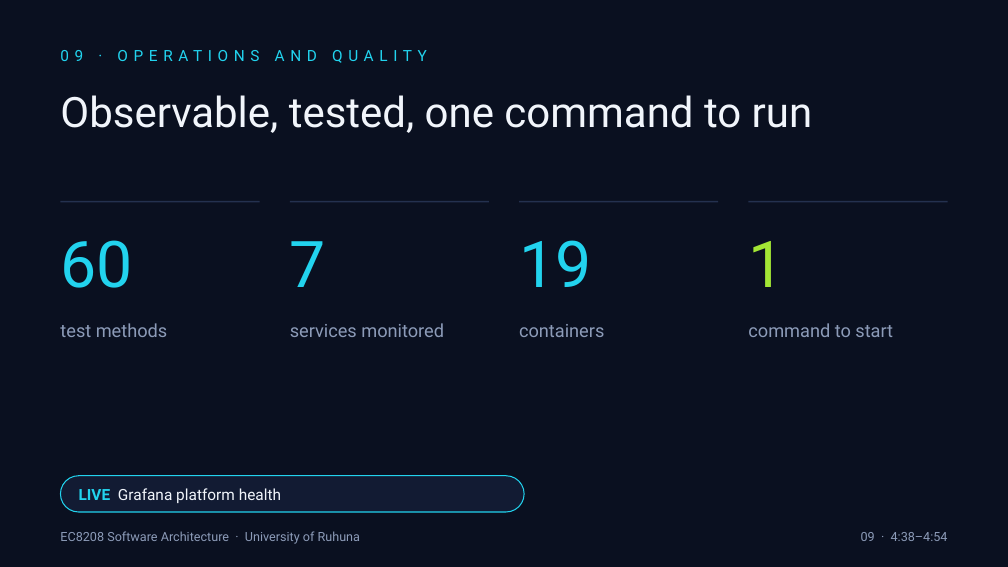
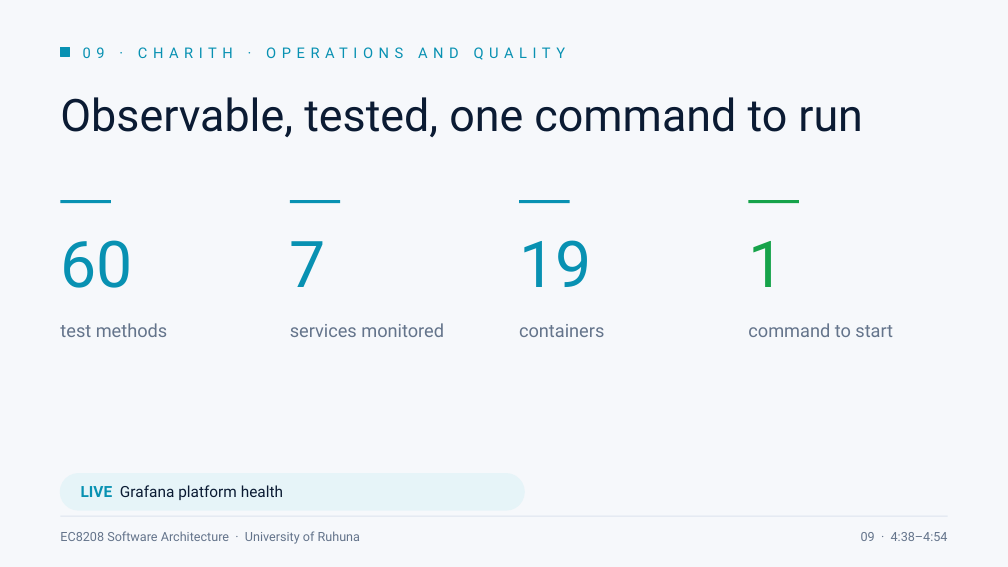
Before and after one commit to CharithManaujayaMUTEC/REOAGMS, a slide deck: slide 9 of deliverables/REOAGMS-Team-Presentation.pptx. Drawn at 1008x567 pixels with LibreOffice and Linux fonts; fonts in the diff are those of the drawing. Boxes give left, top, right and bottom in pixels: in the first picture for what was removed or moved away, otherwise in the second. Text is boxed around its words. In the diff, an @@ line names an element or a change of style, - is before the commit and + after.

```diff
--- a/deliverables/REOAGMS-Team-Presentation.pptx
+++ b/deliverables/REOAGMS-Team-Presentation.pptx
@@ background #0A1020 to #F6F8FB @@
@@ rectangle added at bbox=[60, 47, 70, 56], fill #0891B2, outline #0891B2 1 pt @@
@@ text at bbox=[83, 47, 566, 60]: text changed; size 11 to 10.5 pt; text colour #22D3EE to #0891B2 @@
-09 · OPERATIONS AND QUALITY
+09 · CHARITH · OPERATIONS AND QUALITY
@@ text "Observable, tested, one command to ..." at bbox=[60, 97, 863, 137]: size 30 to 32 pt, text colour #F1F5FB to #0B1B33 @@
@@ line removed from (60, 202) to (260, 202) @@
@@ line added from (60, 202) to (111, 202), #0891B2 2.25 pt @@
@@ line removed from (290, 202) to (489, 202) @@
@@ line added from (290, 202) to (341, 202), #0891B2 2.25 pt @@
@@ line removed from (519, 202) to (718, 202) @@
@@ line added from (519, 202) to (570, 202), #0891B2 2.25 pt @@
@@ line removed from (748, 202) to (948, 202) @@
@@ line added from (748, 202) to (798, 202), #16A34A 2.25 pt @@
@@ text colour #22D3EE to #0891B2 in 3 elements at bbox=[60, 240, 132, 288], bbox=[290, 241, 326, 287], bbox=[519, 240, 591, 287] @@
@@ text "1" at bbox=[748, 241, 784, 287]: text colour #A3E635 to #16A34A @@
@@ text colour #8C9BB8 to #64748B in 6 elements at bbox=[60, 531, 360, 544], bbox=[861, 532, 948, 541], bbox=[60, 323, 168, 337], bbox=[290, 323, 444, 337], bbox=[519, 324, 604, 337], bbox=[748, 323, 893, 337] @@
@@ rounded rectangle at bbox=[60, 474, 524, 510]: fill #121B33 to #E6F4F8; outline #22D3EE 0.75 pt to #E6F4F8 1 pt @@
@@ text "LIVE Grafana platform health" at bbox=[81, 485, 283, 500]: text colour #22D3EE to #0891B2 in "LIVE"; text colour #F1F5FB to #0B1B33 in "Grafana platform health" @@
@@ line added from (60, 516) to (948, 516), #DCE3EE 0.75 pt @@
```
Also in this commit, not shown: 9 other slides changed, 1 other file.
